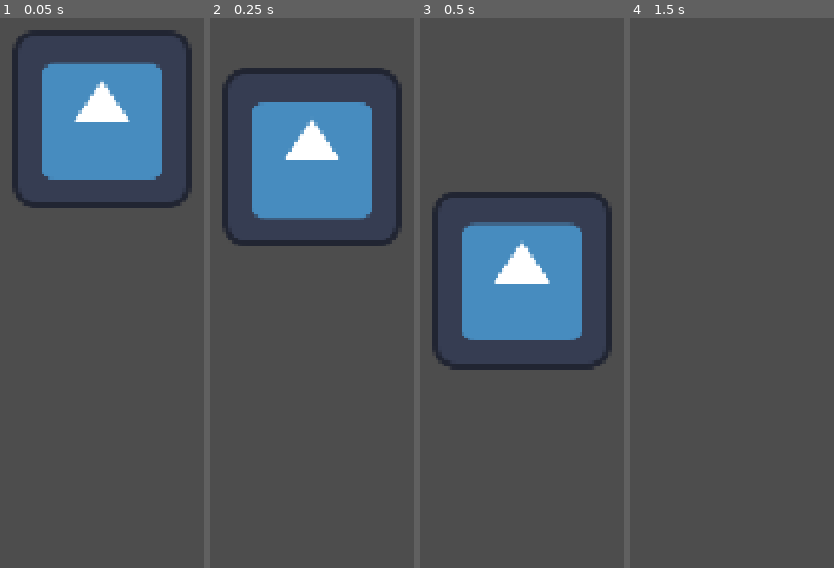
Above: before the commit, frames 1-4 (left to right).
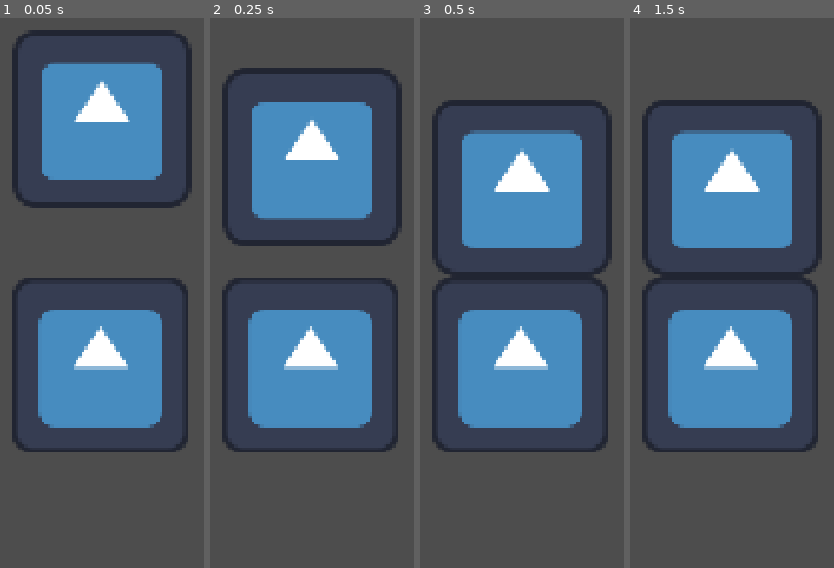
Above: after the commit, the same moments.

Repository: zakabro/juego-2d
Game: Godot game, scene res://Escenas/prueba.tscn
Two runs of this game, one before a commit and one after it. Both use one fixed random seed, a clock stepped at 60 frames per second and the inputs below. The engine's default icon, where the game draws it, is replaced by a stand-in: a white triangle on a blue panel in a dark square.
Inputs:
- Up to frame 1 (0.05 s): no input
- Up to frame 2 (0.25 s): no input
- Up to frame 3 (0.5 s): no input
- Up to frame 4 (1.5 s): tap Enter at 1.25 s

The runs differ from the first frame. In frame 1, 16% of the frame differs, in the area x 5-93%, y 47-79%; in frame 2, 16%; in frame 3, 32%; in frame 4, 32%, in the area x 5-95%, y 14-79%.

Commit message:
Añadidas funciones de fisicas y colisiones

Diff:
--- a/Escenas/prueba.tscn
+++ b/Escenas/prueba.tscn
@@ -1,6 +1,12 @@
 [gd_scene format=3 uid="uid://cbey55x53fq0m"]
 
 [ext_resource type="Texture2D" uid="uid://dxxwlac402218" path="res://icon.svg" id="1_5uvwx"]
+
+[sub_resource type="RectangleShape2D" id="RectangleShape2D_k4ox0"]
+size = Vector2(128, 128)
+
+[sub_resource type="RectangleShape2D" id="RectangleShape2D_wnsg0"]
+size = Vector2(128, 128)
 
 [node name="Prueba" type="Sprite2D" unique_id=1415169873]
 
@@ -9,4 +15,18 @@
 [node name="Sprite2D" type="Sprite2D" parent="RigidBody2D" unique_id=1702380425]
 texture = ExtResource("1_5uvwx")
 
+[node name="CollisionShape2D" type="CollisionShape2D" parent="RigidBody2D" unique_id=43268384]
+shape = SubResource("RectangleShape2D_k4ox0")
+
 [node name="Camera2D" type="Camera2D" parent="." unique_id=575625764]
+
+[node name="StaticBody2D" type="StaticBody2D" parent="." unique_id=184681618]
+position = Vector2(1, 184)
+
+[node name="Sprite2D" type="Sprite2D" parent="StaticBody2D" unique_id=1881559087]
+position = Vector2(-2, -6)
+texture = ExtResource("1_5uvwx")
+
+[node name="CollisionShape2D" type="CollisionShape2D" parent="StaticBody2D" unique_id=600330937]
+position = Vector2(-2, -6)
+shape = SubResource("RectangleShape2D_wnsg0")
